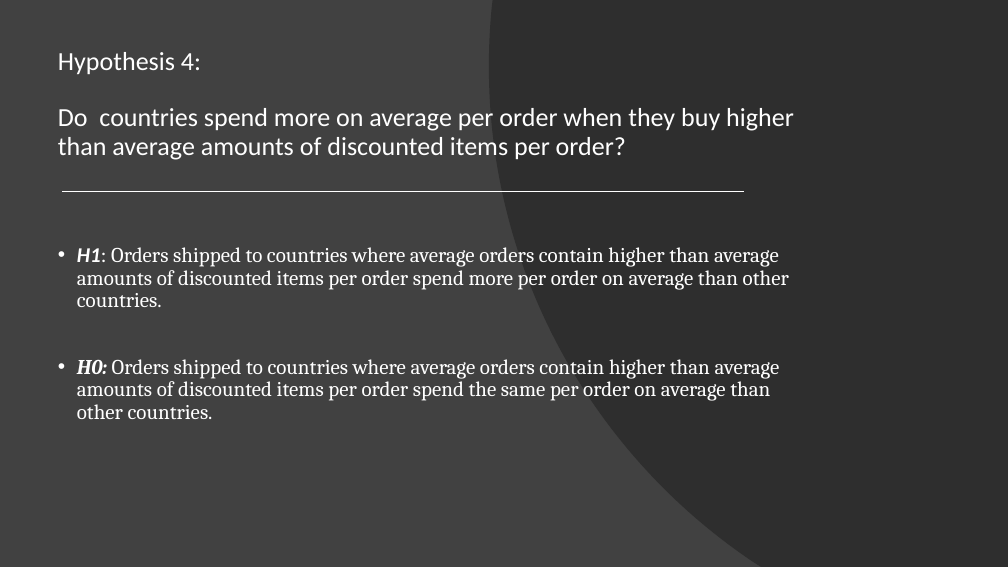
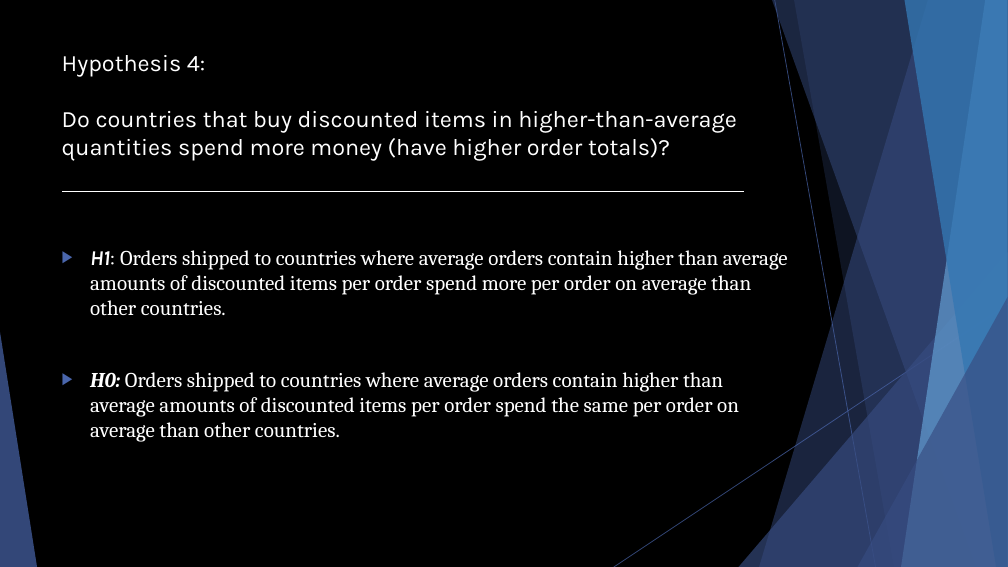
Before and after one commit to jirvingphd/dsc-2-final-project-online-ds-ft-021119, a slide deck: slide 10 of Northwind Sales Analysis + Recommendations.pptx. Drawn at 1008x567 pixels with LibreOffice and Linux fonts; fonts in the diff are those of the drawing. Boxes give left, top, right and bottom in pixels: in the first picture for what was removed or moved away, otherwise in the second. Text is boxed around its words. In the diff, an @@ line names an element or a change of style, - is before the commit and + after.

```diff
--- a/Northwind Sales Analysis + Recommendations.pptx
+++ b/Northwind Sales Analysis + Recommendations.pptx
@@ background #414141 to #000000 @@
@@ freeform shape removed at (489, 0, 1008, 567) @@
@@ title at (62, 55, 205, 77): size 24.8 to 22.3 pt, font Calibri to Karla in "Hypothesis 4:"; line spacing 0.9 to 1 @@
@@ title at (62, 111, 736, 161): text changed; size 24.8 to 22.3 pt; font Calibri to Karla @@
-Do countries spend more on average per order when they buy higher than average amounts of discounted items per order?
+Do countries that buy discounted items in higher-than-average quantities spend more money (have higher order totals)?
@@ text "H1: Orders shipped to countries ..." at (90, 250, 788, 442): font Calibri to Karla in "H1:"; bullet • to ▶; line spacing 0.9 to 1 @@
@@ group added at (0, 0, 1008, 567): 5 freeform shapes, 3 triangles, 2 lines @@
```
Also in this commit, not shown: 6 other slides changed, 5 slides added, 6 slides removed, 54 other files.
